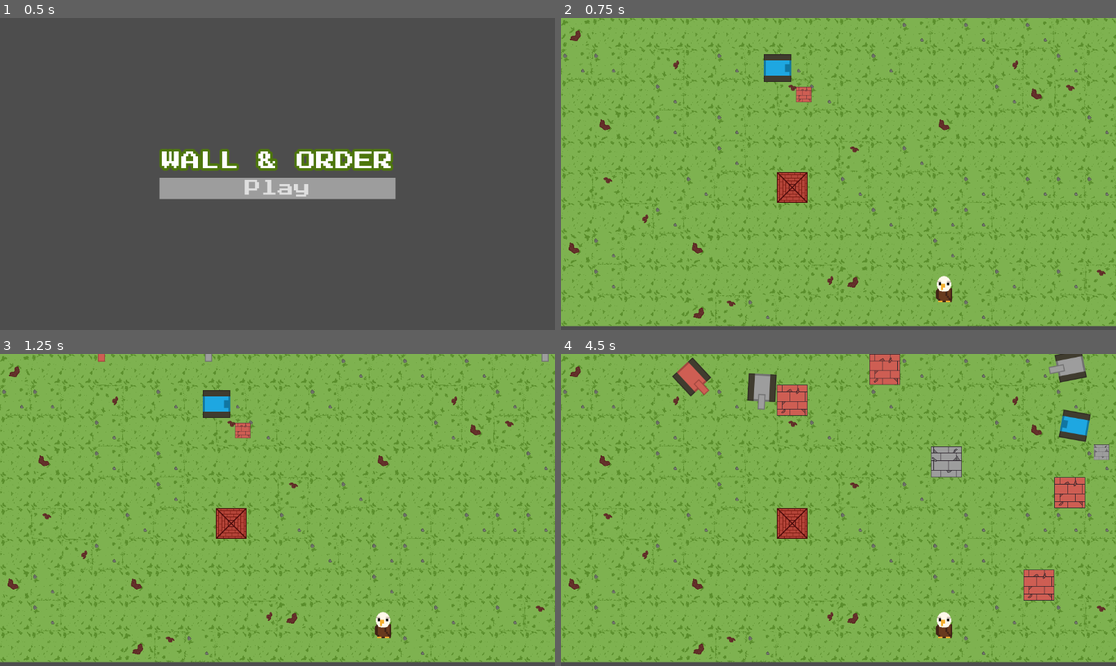
Above: before the commit, frames 1-4 (two rows, left to right).
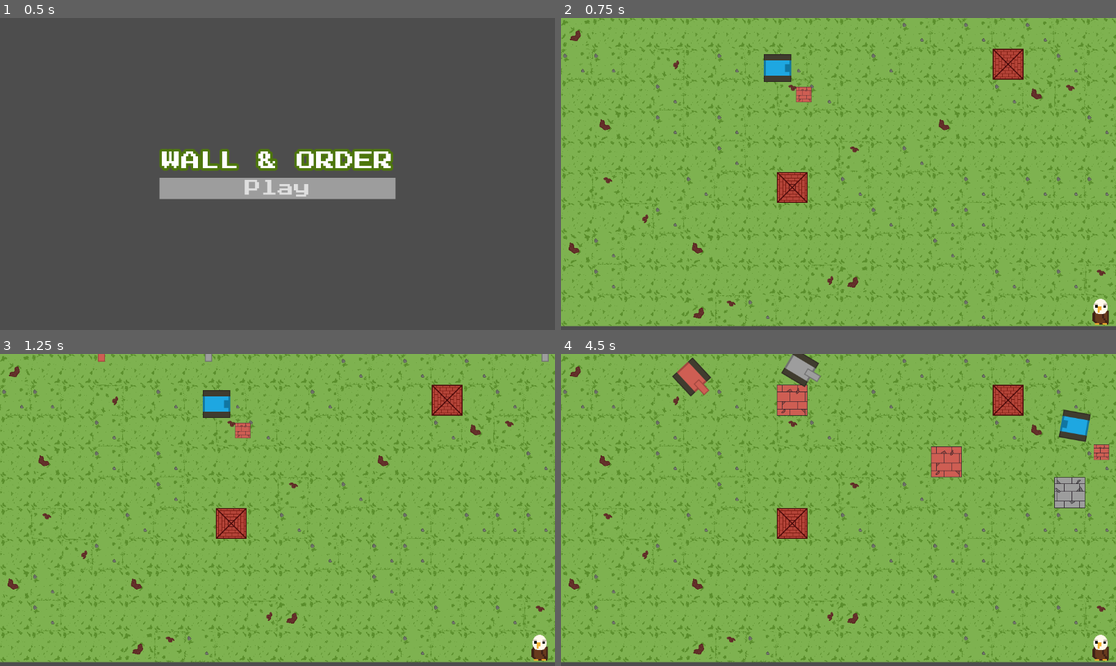
Above: after the commit, the same moments.

Repository: gerep/wall-and-order
Game: Godot game, scene res://scenes/main/main.tscn
Two runs of this game, one before a commit and one after it. Both use one fixed random seed, a clock stepped at 60 frames per second and the inputs below.
Inputs (mouse positions are in pixels of both pictures, inside the frame that each line leads up to):
- Up to frame 1 (0.5 s): no input
- Up to frame 2 (0.75 s): click "Play" at 0.5 s
- Up to frame 3 (1.25 s): no input
- Up to frame 4 (4.5 s): move the mouse to (960, 494) at 1.27 s; hold Right (ui_right) 1.28-2.03 s; hold Space (place) 1.28-2.03 s; move the mouse to (727, 525) at 2.02 s; hold Down (ui_down) 2.03-2.78 s; tap Space (place) at 2.1, 3.6 s; move the mouse to (894, 441) at 2.77 s; hold Right (ui_right) 2.78-3.53 s; hold Space (place) 2.78-3.53 s; move the mouse to (810, 572) at 3.52 s; hold Up (ui_up) 3.53-4.28 s; move the mouse to (1005, 556) at 4.27 s; hold Left (ui_left) from 4.28 s (still down); hold Space (place) from 4.28 s (still down)

Frame 1 is identical in both runs. In frame 2, 1.0% of the frame differs, in the area x 67-99%, y 9-99%; in frame 3, 1.0%; in frame 4, 4.7%, in the area x 33-99%, y 0-99%.

Commit message:
balance player placement and tank shooting timeout

Diff:
--- a/scenes/enemies/enemy.tscn
+++ b/scenes/enemies/enemy.tscn
@@ -28,7 +28,8 @@
 collision_mask = 56
 
 [node name="ShootingTimer" type="Timer" parent="." unique_id=1873695740]
-wait_time = 5.0
+wait_time = 2.0
+one_shot = true
 
 [node name="MoveTimer" type="Timer" parent="." unique_id=27701256]
 wait_time = 0.5
--- a/scenes/level/level.gd
+++ b/scenes/level/level.gd
@@ -26,12 +26,27 @@
 	var viewport = get_viewport_rect()
 	screen_width = viewport.size.x
 
+	_randomize_eagle_position()
 	_update_number_of_tanks()
 	_spawn_enemy(number_of_tanks)
-	_place_towers(1)
+	_place_towers(2)
 
 	GameManager.tile_destroyed.connect(_on_tile_destroyed)
 	GameManager.game_ended.connect(_on_game_ended)
+
+
+func _randomize_eagle_position() -> void:
+	var cells = ground_layer.get_used_cells()
+	var bottom_cells: Array[Vector2i] = []
+	var max_y: int = cells[0].y
+	for cell in cells:
+		if cell.y > max_y:
+			max_y = cell.y
+	for cell in cells:
+		if cell.y == max_y:
+			bottom_cells.append(cell)
+	var chosen_cell = bottom_cells.pick_random()
+	eagle.position = ground_layer.map_to_local(chosen_cell)
 
 
 func _update_number_of_tanks() -> void:
@@ -53,7 +68,7 @@
 		enemy.position = Vector2(spawn_position, -50.0)
 
 
-func _place_towers(count: int, min_distance: float = 150.0) -> void:
+func _place_towers(count: int, min_distance: float = 150.0, eagle_distance: float = 200.0) -> void:
 	var cells = ground_layer.get_used_cells()
 	cells.shuffle()
 	var placed_positions: Array[Vector2] = []
@@ -62,6 +77,10 @@
 			break
 
 		var pos = ground_layer.map_to_local(cell)
+
+		if pos.y >= eagle.position.y or pos.distance_to(eagle.position) < eagle_distance:
+			continue
+
 		var too_close = false
 		for placed in placed_positions:
 			if pos.distance_to(placed) < min_distance:
--- a/scenes/player/player.gd
+++ b/scenes/player/player.gd
@@ -21,11 +21,13 @@
 
 @onready var sprite_2d: Sprite2D = $Sprite2D
 @onready var next_wall: Sprite2D = $NextWall
+@onready var placement_timer: Timer = $PlacementTimer
 
 var input_direction: Vector2
 var last_direction: Vector2
 var placement_count: int = -1
 var wall_sequence: Array = [BRICK_WALL, BRICK_WALL, STONE_WALL]
+var can_place: bool = true
 
 var wall_textures: Dictionary = {
 	BRICK_WALL: BRICK_WALL_ASSET,
@@ -39,6 +41,7 @@
 
 func _ready() -> void:
 	next_wall.texture = BRICK_WALL_ASSET
+	placement_timer.timeout.connect(_on_placement_timer_timeout)
 
 
 func _physics_process(delta: float) -> void:
@@ -49,7 +52,10 @@
 
 
 func _input(event: InputEvent) -> void:
-	if event.is_action_pressed(&"place"):
+	if event.is_action_pressed(&"place") and can_place:
+		can_place = false
+		placement_timer.start()
+
 		placement_count = wrapi(placement_count + 1, 0, wall_sequence.size())
 		var current_wall: Vector2i = wall_sequence[placement_count]
 		var next_index = wrapi(placement_count + 1, 0, wall_sequence.size())
@@ -79,3 +85,7 @@
 		sprite_2d.rotation = lerp_angle(sprite_2d.rotation, target_rotation, rotation_speed * delta)
 	else:
 		velocity = velocity.move_toward(Vector2.ZERO, friction * delta)
+
+
+func _on_placement_timer_timeout() -> void:
+	can_place = true
--- a/scenes/player/player.tscn
+++ b/scenes/player/player.tscn
@@ -22,3 +22,6 @@
 [node name="NextWall" type="Sprite2D" parent="." unique_id=1864175174]
 position = Vector2(55, 55)
 scale = Vector2(0.5, 0.5)
+
+[node name="PlacementTimer" type="Timer" parent="." unique_id=1812981291]
+one_shot = true
